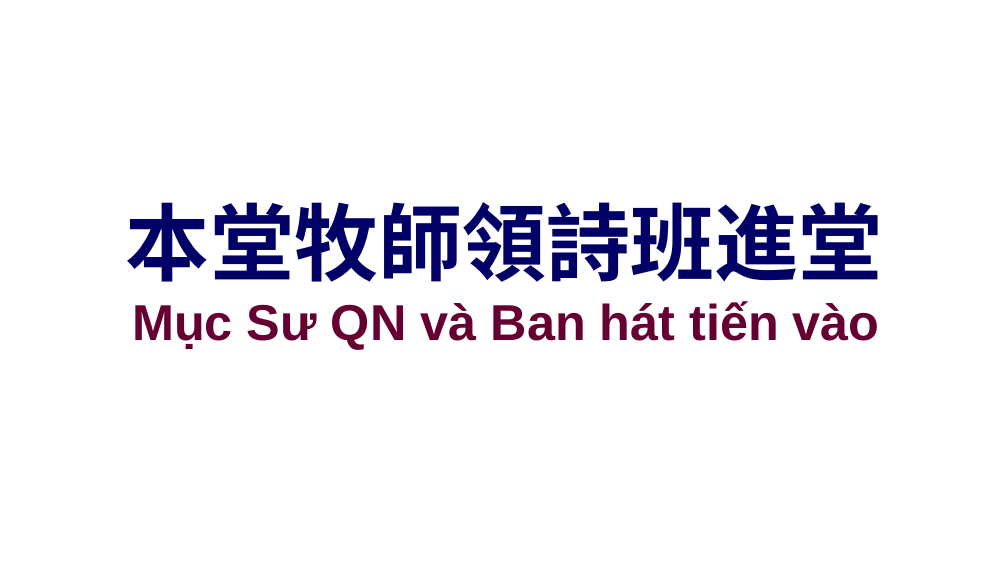
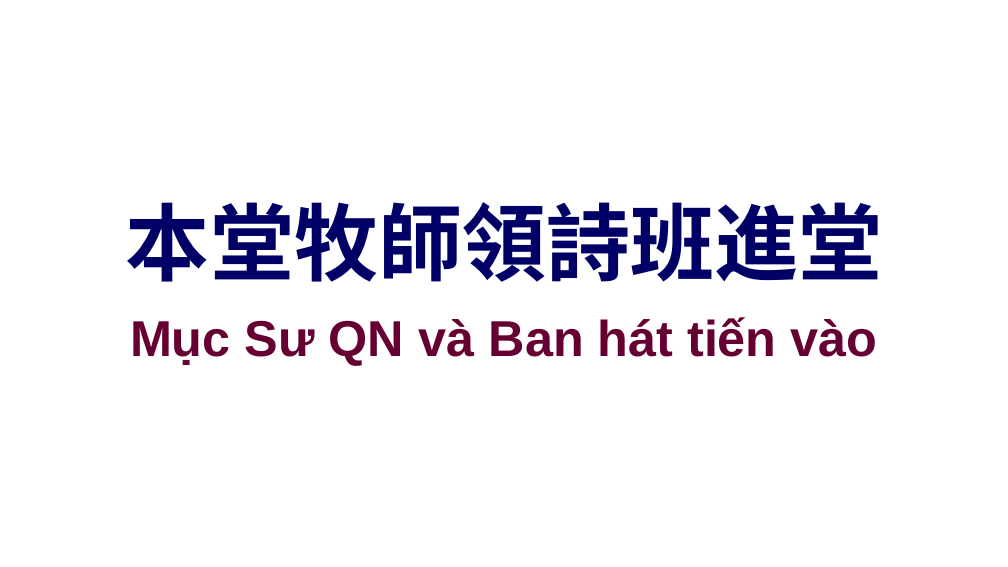
Before and after one commit to batisuoc/other-ppts, a slide deck: slide 2 of 聯合崇拜流程.pptx. Drawn at 1008x567 pixels with LibreOffice and Linux fonts; fonts in the diff are those of the drawing; background and template pictures are left out. Boxes give left, top, right and bottom in pixels: in the first picture for what was removed or moved away, otherwise in the second. Text is boxed around its words. In the diff, an @@ line names an element or a change of style, - is before the commit and + after.

```diff
--- a/聯合崇拜流程.pptx
+++ b/聯合崇拜流程.pptx
@@ text "Mục Sư QN và Ban ...": place and size @@
-text "Mục Sư QN và Ban ..." at (132, 301, 880, 350)
+text "Mục Sư QN và Ban ..." at (130, 317, 878, 366)
```
Also in this commit, not shown: 17 other slides changed, 3 other files.
